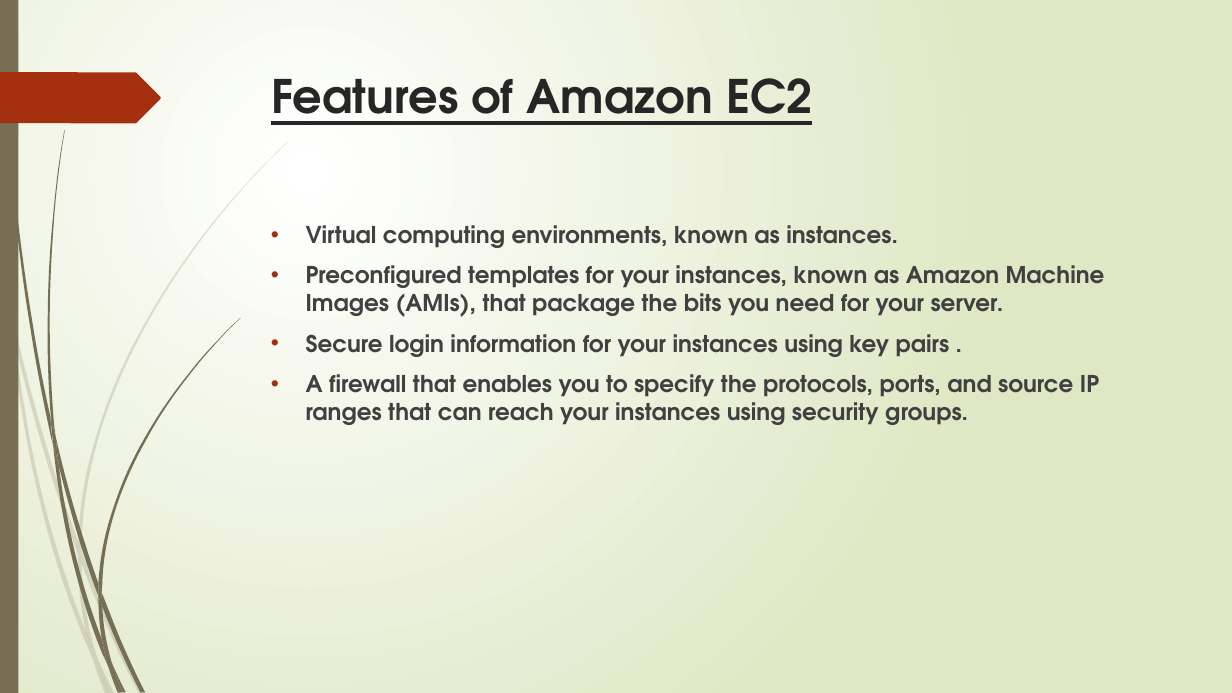
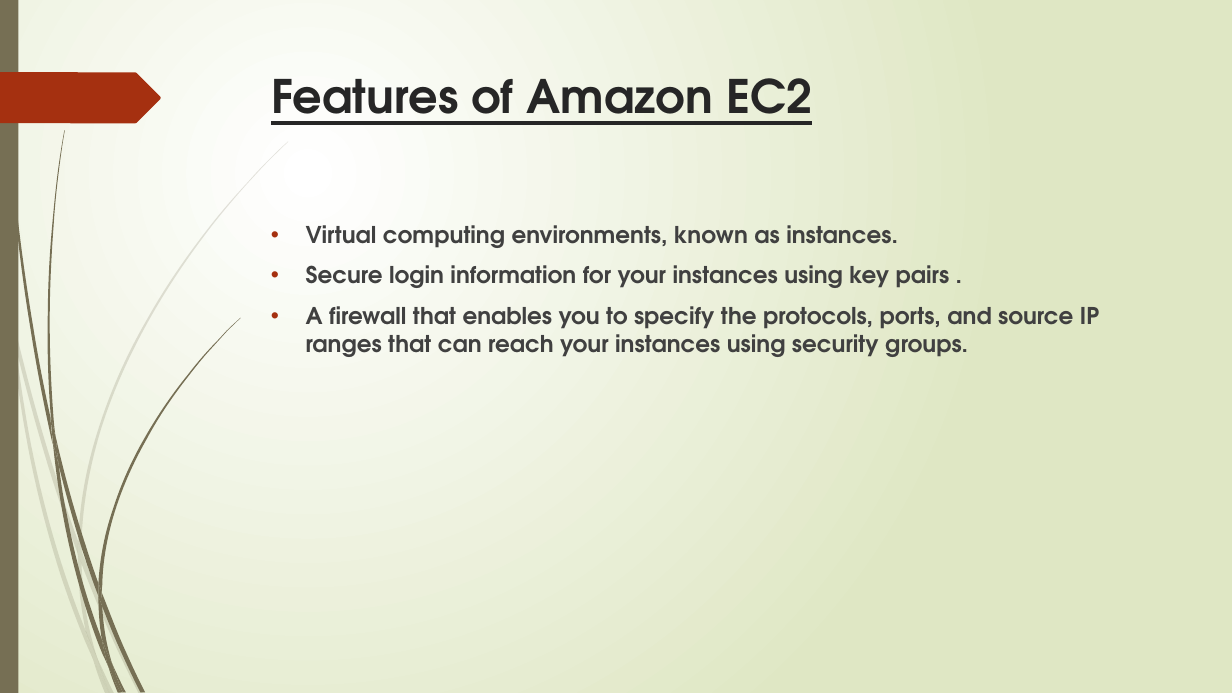
Before and after one commit to shruti121824/Mani, a slide deck: slide 3 of Amazon web Services.pptx. Drawn at 1232x693 pixels with LibreOffice and Linux fonts; fonts in the diff are those of the drawing. Boxes give left, top, right and bottom in pixels: in the first picture for what was removed or moved away, otherwise in the second. Text is boxed around its words. In the diff, an @@ line names an element or a change of style, - is before the commit and + after.

```diff
--- a/Amazon web Services.pptx
+++ b/Amazon web Services.pptx
@@ text at [306,265,1105,317]: paragraph removed @@
-• Preconfigured templates for your instances, known as Amazon Machine Images (AMIs), that package the bits you need for your server.
```
Also in this commit, not shown: 1 other slide changed, 1 slide added.
